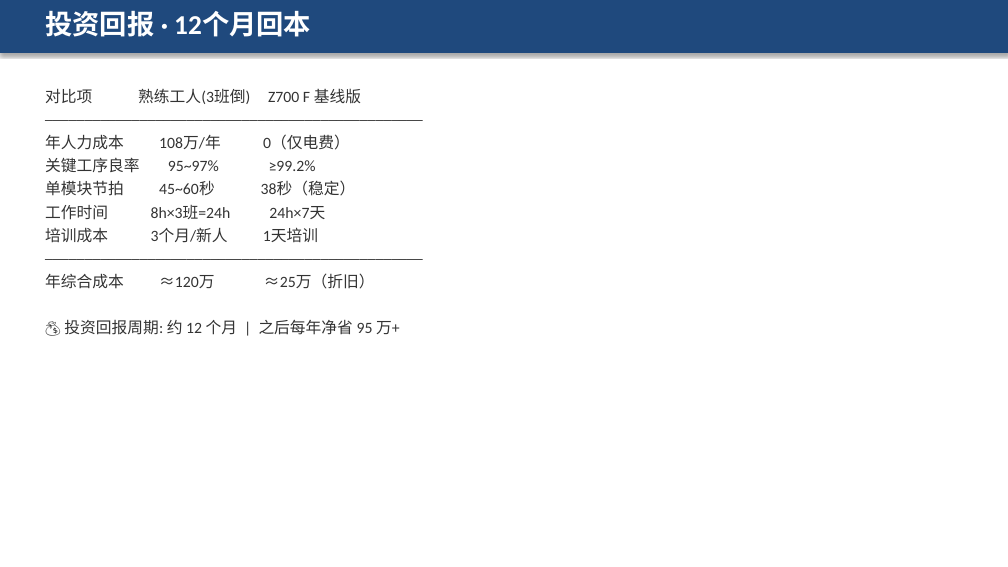
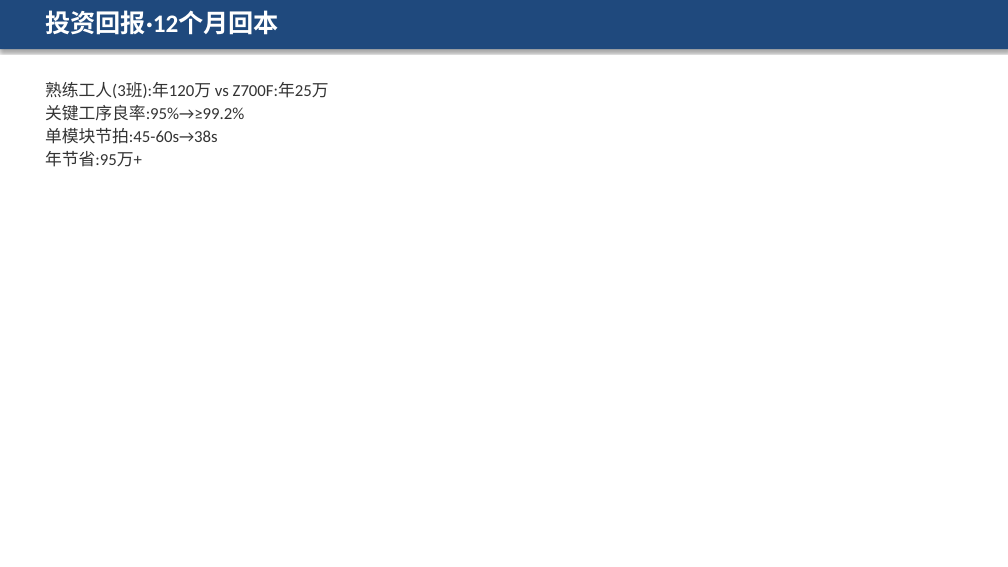
Before and after one commit to MikeBMW/lerobot-smolvla-lew, a slide deck: slide 11 of docs/Z700F-L2产品培训手册.pptx (slide 9 before the commit). Drawn at 1008x567 pixels with LibreOffice and Linux fonts; fonts in the diff are those of the drawing. Boxes give left, top, right and bottom in pixels: in the first picture for what was removed or moved away, otherwise in the second. Text is boxed around its words. In the diff, an @@ line names an element or a change of style, - is before the commit and + after.

```diff
--- a/docs/Z700F-L2产品培训手册.pptx
+++ b/docs/Z700F-L2产品培训手册.pptx
@@ rectangle: place and size @@
-rectangle at [0,0,1008,53]
+rectangle at [0,0,1008,49]
@@ text at [45,10,279,35]: text changed; size 26 to 24 pt @@
-投资回报 · 12个月回本
+投资回报·12个月回本
@@ text at [45,82,329,167]: text changed; size 15 to 16 pt @@
-对比项 熟练工人(3班倒) Z700 F 基线版
-────────────────────────────────────────────────
-年人力成本 108万/年 0（仅电费）
-关键工序良率 95~97% ≥99.2%
-单模块节拍 45~60秒 38秒（稳定）
-工作时间 8h×3班=24h 24h×7天
-培训成本 3个月/新人 1天培训
-────────────────────────────────────────────────
-年综合成本 ≈120万 ≈25万（折旧）
-💰 投资回报周期: 约 12 个月 | 之后每年净省 95 万+
+熟练工人(3班):年120万 vs Z700F:年25万
+关键工序良率:95%→≥99.2%
+单模块节拍:45-60s→38s
+年节省:95万+
```
Also in this commit, not shown: 7 other slides changed, 5 slides added, 6 slides removed, 1 other file.
